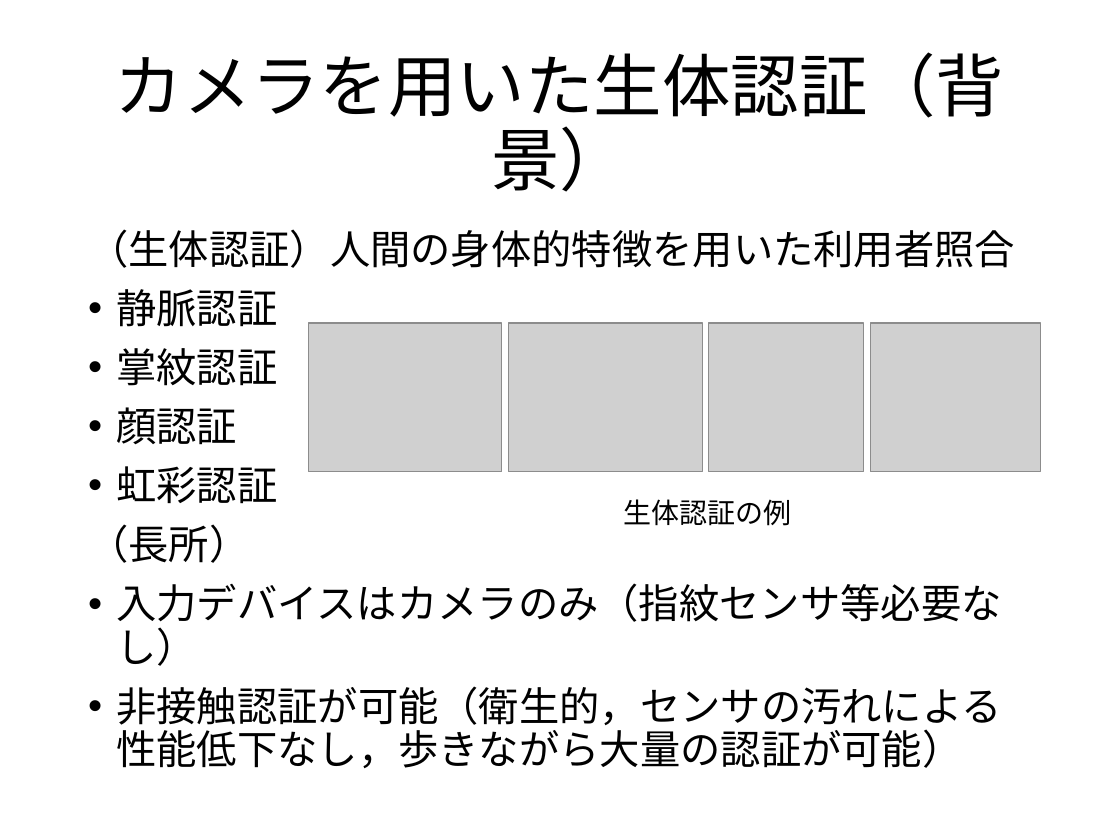
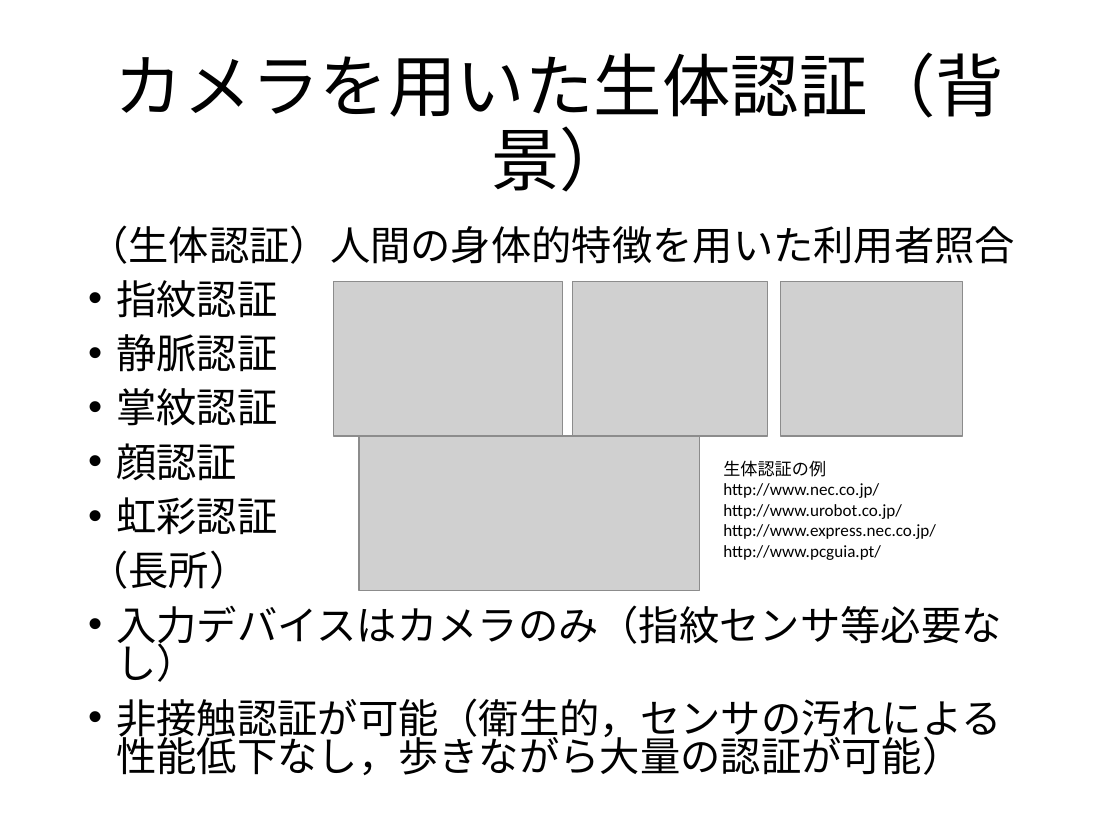
Before and after one commit to mi-chan/CRC, a slide deck: slide 2 of CRCフォーラム３分原稿.pptx. Drawn at 1120x840 pixels with LibreOffice and Linux fonts; fonts in the diff are those of the drawing; grey boxes stand for pictures. Boxes give left, top, right and bottom in pixels: in the first picture for what was removed or moved away, otherwise in the second. Text is boxed around its words. In the diff, an @@ line names an element or a change of style, - is before the commit and + after.

Commit message:
出典が無いので２ページ目の画像を変更

```diff
--- a/CRCフォーラム３分原稿.pptx
+++ b/CRCフォーラム３分原稿.pptx
@@ text at (88,225,1015,775): line spacing 0.9 to 0.8 @@
@@ text at (116,280,277,318): paragraph added @@
+• 指紋認証
@@ picture added at (334,281,563,436) @@
@@ picture: place and size @@
-picture at (508,323,702,472)
+picture at (572,281,767,436)
@@ picture: place and size @@
-picture at (870,323,1040,472)
+picture at (781,281,963,436)
@@ picture removed at (308,323,502,472) @@
@@ picture removed at (709,323,864,472) @@
@@ picture added at (358,436,699,590) @@
@@ text "生体認証の例": place and size @@
-text "生体認証の例" at (624,499,792,526)
+text "生体認証の例" at (723,460,936,560)
@@ text at (723,460,826,477): size 18 to 11 pt in "生体認証の例" @@
@@ text at (723,483,936,560): paragraphs added @@
+http://www.nec.co.jp/
+http://www.urobot.co.jp/
+http://www.express.nec.co.jp/
+http://www.pcguia.pt/
```
